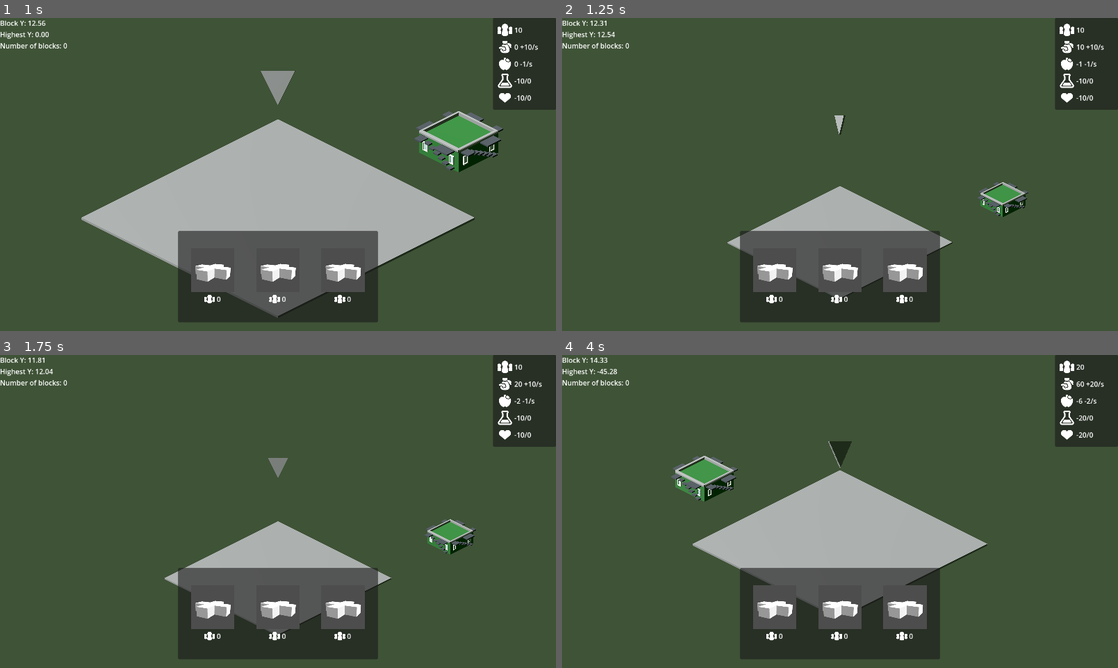
Above: before the commit, frames 1-4 (two rows, left to right).
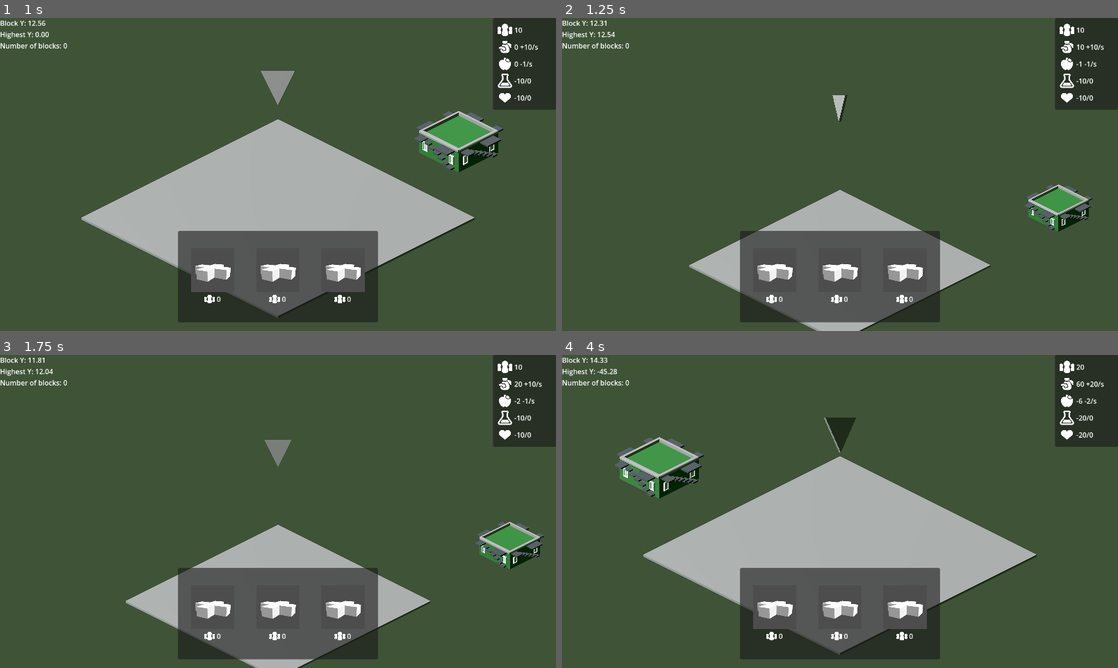
Above: after the commit, the same moments.

Repository: dream-team-reborn/godot-wild-jam-73
Game: Godot game, scene res://scenes/game.tscn
The game is run twice, just before and just after one commit, with the same random seed, the same clock (stepped at 60 frames per second) and the same inputs. The engine's default icon, where the game draws it, is replaced by a stand-in: a white triangle on a blue panel in a dark square.
Inputs (mouse positions are in pixels of both pictures, inside the frame that each line leads up to):
- Up to frame 1 (1 s): move the mouse to (400, 158) at 0.52 s; hold Right (move_right) from 0.53 s (still down); hold Space (confirm) from 0.53 s (still down); click (400, 158) at 0.67 s
- Up to frame 2 (1.25 s): keep holding Right (move_right); keep holding Space (confirm)
- Up to frame 3 (1.75 s): release Right (move_right) at 1.25 s; release Space (confirm) at 1.25 s; drag from (166, 527) to (250, 574) at 1.27 s
- Up to frame 4 (4 s): move the mouse to (895, 442) at 2.02 s; hold Right (move_right) 2.03-2.75 s; hold Space (confirm) 2.03-2.75 s; drag from (812, 574) to (673, 464) at 2.77 s; move the mouse to (1006, 558) at 3.52 s; hold Left (move_left) from 3.53 s (still down); hold Space (confirm) from 3.53 s (still down)

Frame 1 is identical in both runs. In frame 2, 7.4% of the frame differs, in the area x 22-96%, y 24-100%; in frame 3, 7.6%; in frame 4, 11%, in the area x 9-86%, y 20-96%.

Commit message:
limit camera zoom

Diff:
--- a/scenes/camera_3d.gd
+++ b/scenes/camera_3d.gd
@@ -33,7 +33,7 @@
 
 	look_here += initial
 	position.y = look_here.y
-	size = max(45, look_here.y * 1.5)
+	size = min(100, max(45, look_here.y * 1.5 - 20))
 	var camera_position = global_transform.origin
 	var direction_to_target = look_here - initial - camera_position
 	var horizontal_distance = Vector2(direction_to_target.x, direction_to_target.z).length()
